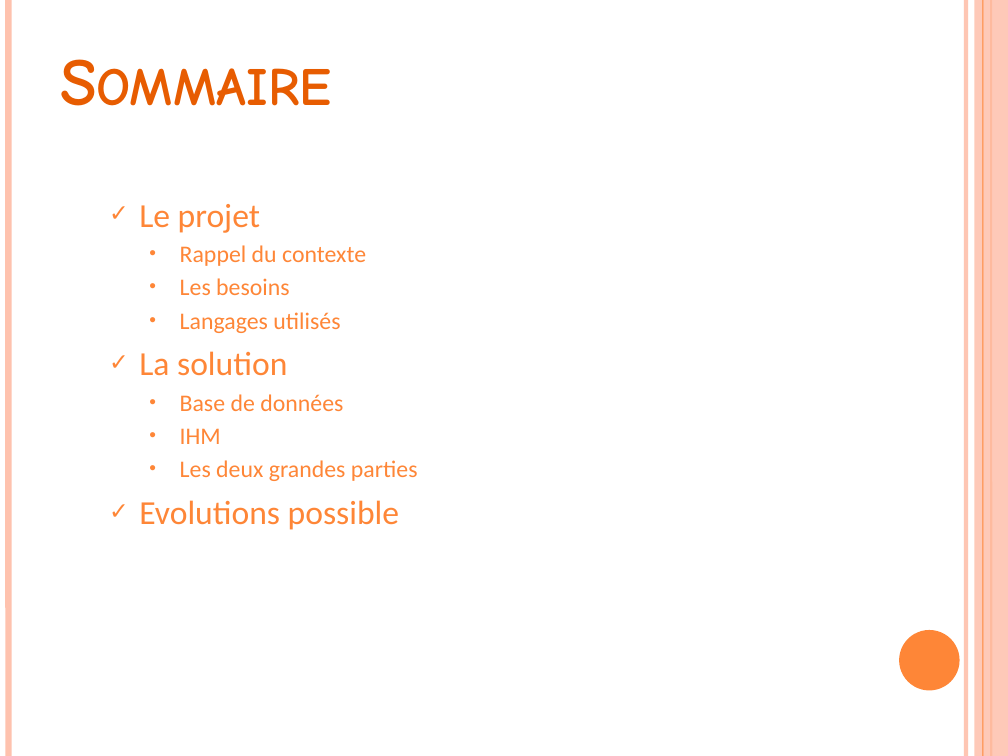
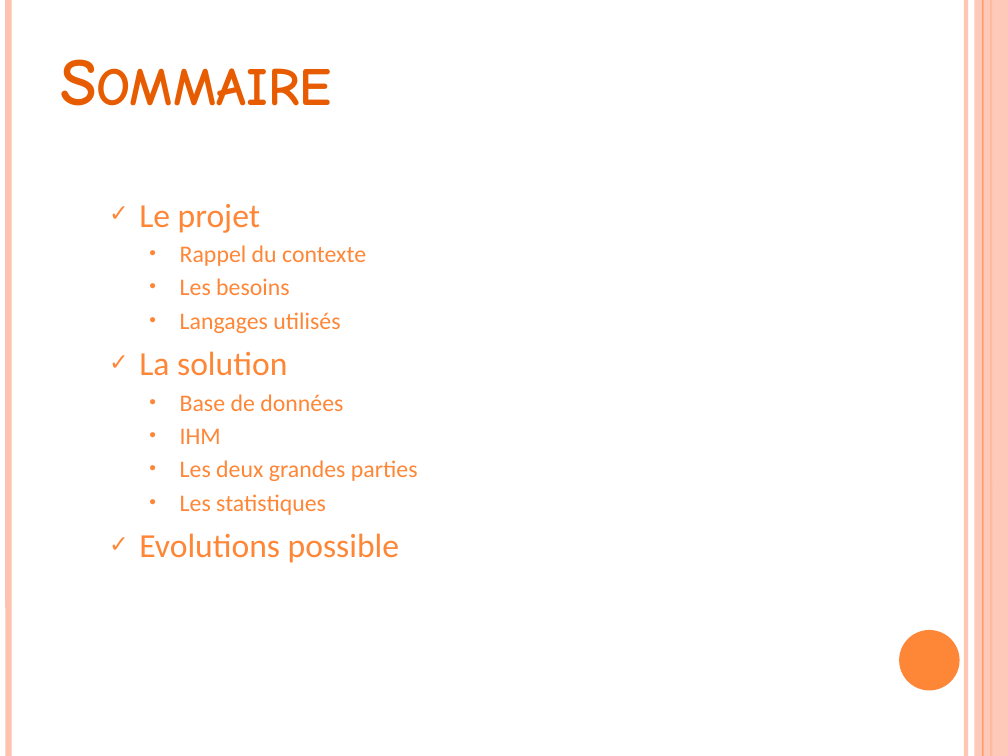
Before and after one commit to xxseric/allocine-de, a slide deck: slide 3 of Rapport/Stage de Licence Informatique.pptx. Drawn at 1008x756 pixels with LibreOffice and Linux fonts; fonts in the diff are those of the drawing. Boxes give left, top, right and bottom in pixels: in the first picture for what was removed or moved away, otherwise in the second. Text is boxed around its words. In the diff, an @@ line names an element or a change of style, - is before the commit and + after.

```diff
--- a/Rapport/Stage de Licence Informatique.pptx
+++ b/Rapport/Stage de Licence Informatique.pptx
@@ text at (180, 494, 326, 515): paragraph added @@
+  • Les statistiques
```
Also in this commit, not shown: 1 other slide changed.
